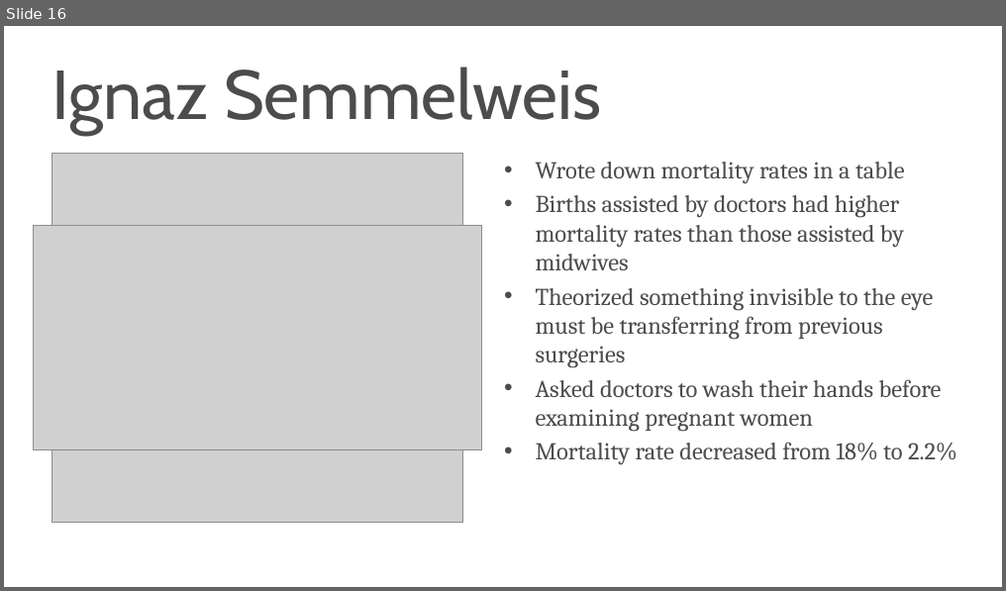
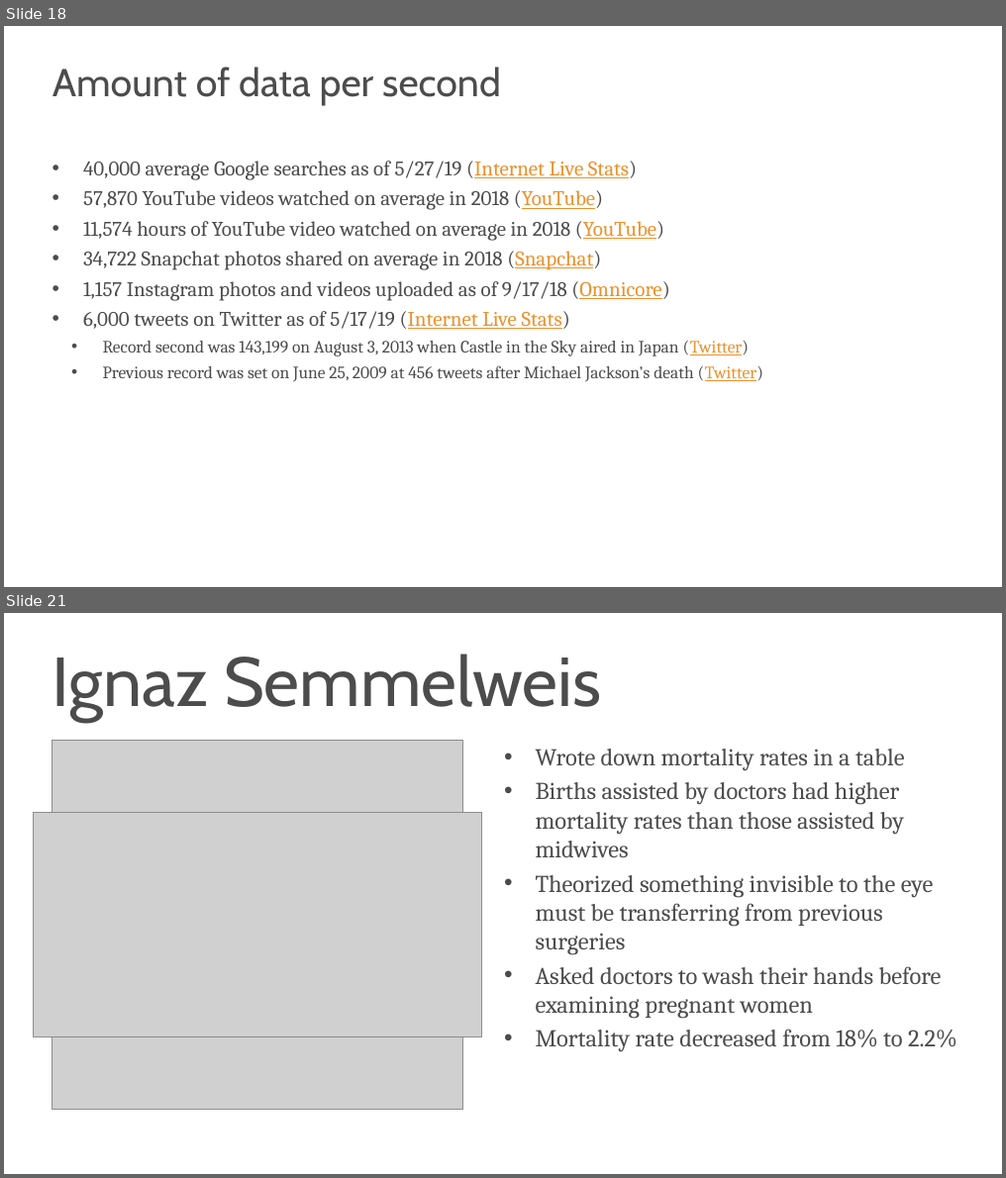
Before and after one commit to s-kyle-reed/data-lecture, a slide deck: lecture.pptx. Shown one above the other, each under a label of ours: slide 16 before the commit, slides 18 and 21 after it; the slides between them are not shown. The pictures are 1006x591 and 1006x1178 pixels, drawn with LibreOffice and Linux fonts; fonts in the diff are those of the drawing; grey boxes stand for pictures; background and template pictures are left out. Boxes give left, top, right and bottom in pixels: in the first picture for what was removed or moved away, otherwise in the second. Text is boxed around its words. In the diff, an @@ line names an element or a change of style, - is before the commit and + after.

```diff
--- a/lecture.pptx
+++ b/lecture.pptx
@@ slide 18 added at (x1=4, y1=26, x2=1002, y2=587), background #FFFFFF @@
@@ text added at (x1=53, y1=67, x2=501, y2=105), 45 pt, text #4C4C4C @@
+Amount of data per second
@@ text added at (x1=83, y1=161, x2=763, y2=382), 24 pt, text #4C4C4C @@
+• 40,000 average Google searches as of 5/27/19 (Internet Live Stats)
+• 57,870 YouTube videos watched on average in 2018 (YouTube)
+• 11,574 hours of YouTube video watched on average in 2018 (YouTube)
+• 34,722 Snapchat photos shared on average in 2018 (Snapchat)
+• 1,157 Instagram photos and videos uploaded as of 9/17/18 (Omnicore)
+• 6,000 tweets on Twitter as of 5/17/19 (Internet Live Stats)
+  • Record second was 143,199 on August 3, 2013 when Castle in the Sky aired in Japan (Twitter)
+  • Previous record was set on June 25, 2009 at 456 tweets after Michael Jackson’s death (Twitter)
@@ what was slide 16 is now slide 21 @@
```
Also in this commit, not shown: 3 slides changed, 10 other slides added, 2 slides removed, 16 other files.
